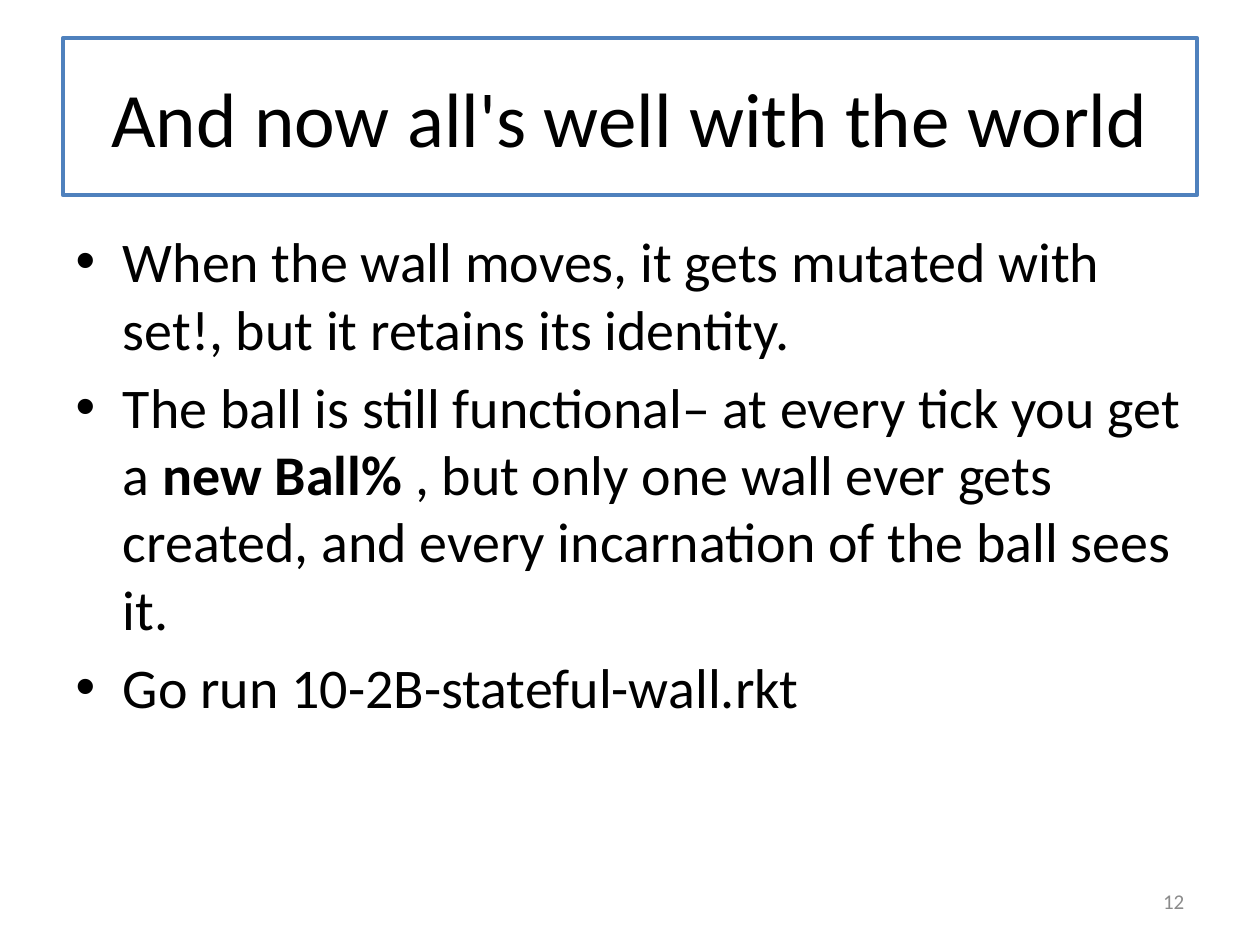
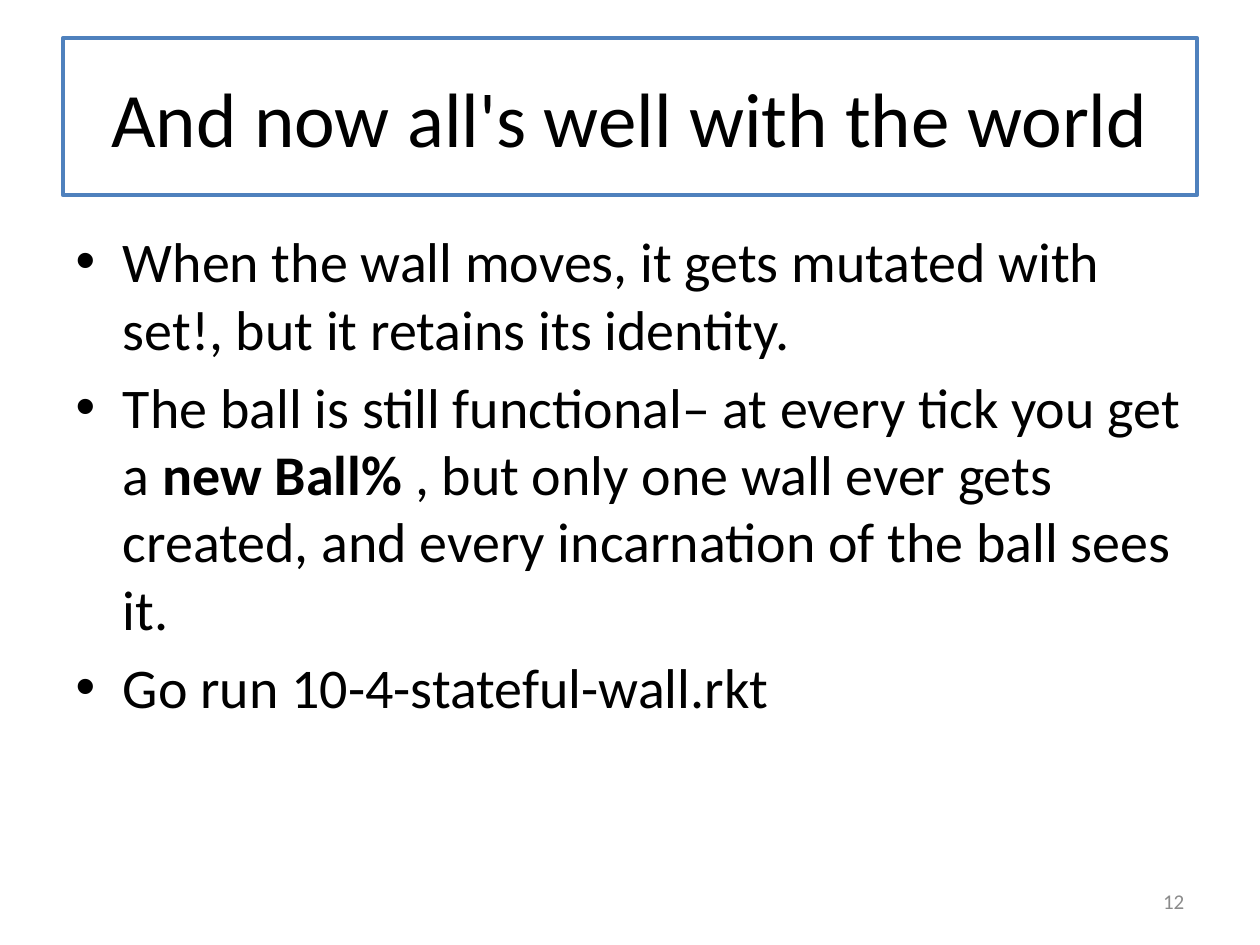
Before and after one commit to mwand/cs5010f16, a slide deck: slide 12 of Slides/Lesson 10.4 Converting from Immutable to Mutable Objects.pptx. Drawn at 1260x945 pixels with LibreOffice and Linux fonts; fonts in the diff are those of the drawing. Boxes give left, top, right and bottom in pixels: in the first picture for what was removed or moved away, otherwise in the second. Text is boxed around its words. In the diff, an @@ line names an element or a change of style, - is before the commit and + after.

```diff
--- a/Slides/Lesson 10.4 Converting from Immutable to Mutable Objects.pptx
+++ b/Slides/Lesson 10.4 Converting from Immutable to Mutable Objects.pptx
@@ text at bbox=[123, 669, 768, 709]: text changed @@
-• Go run 10-2B-stateful-wall.rkt
+• Go run 10-4-stateful-wall.rkt
```
Also in this commit, not shown: 7 other slides changed, 11 other files.
